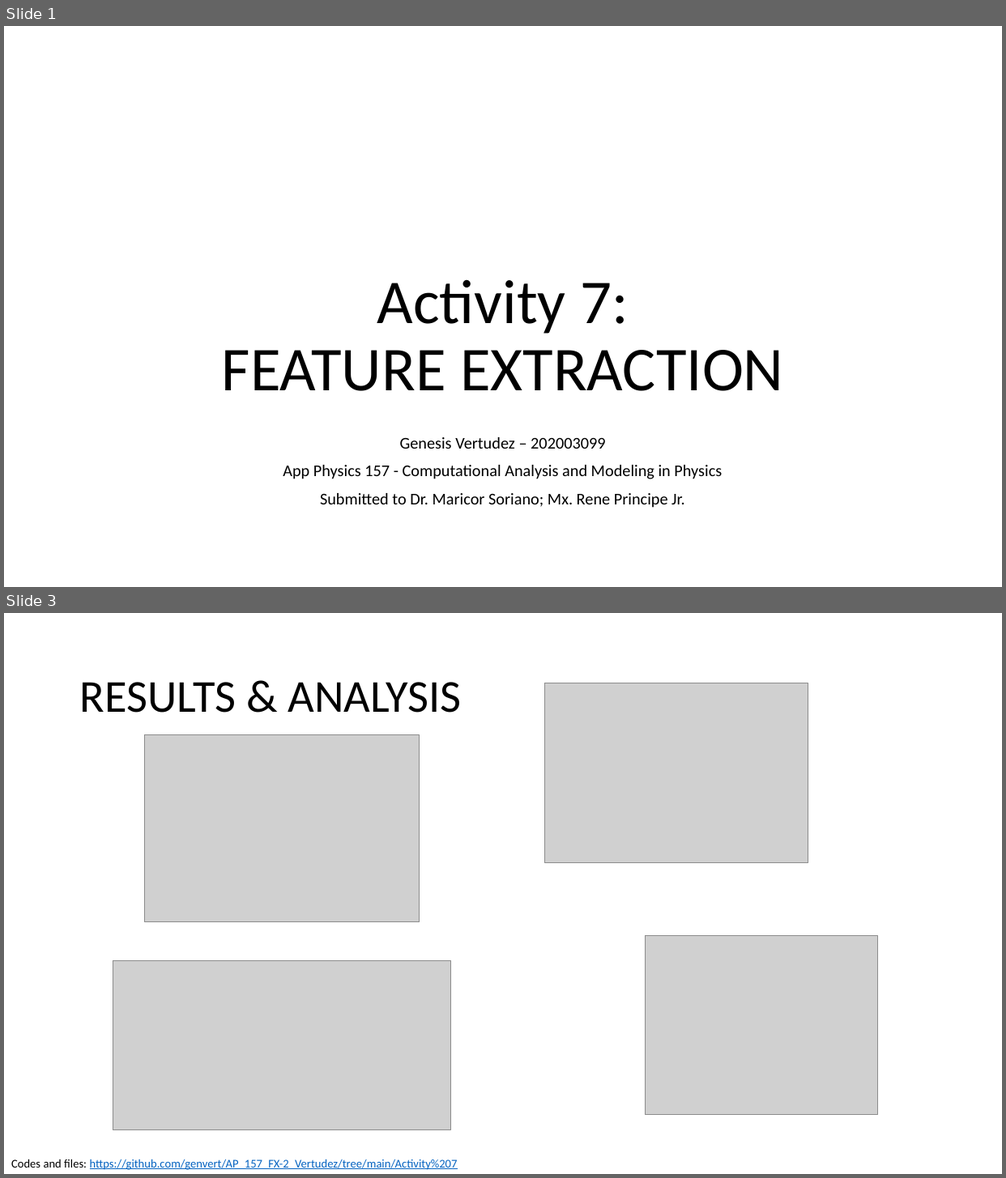
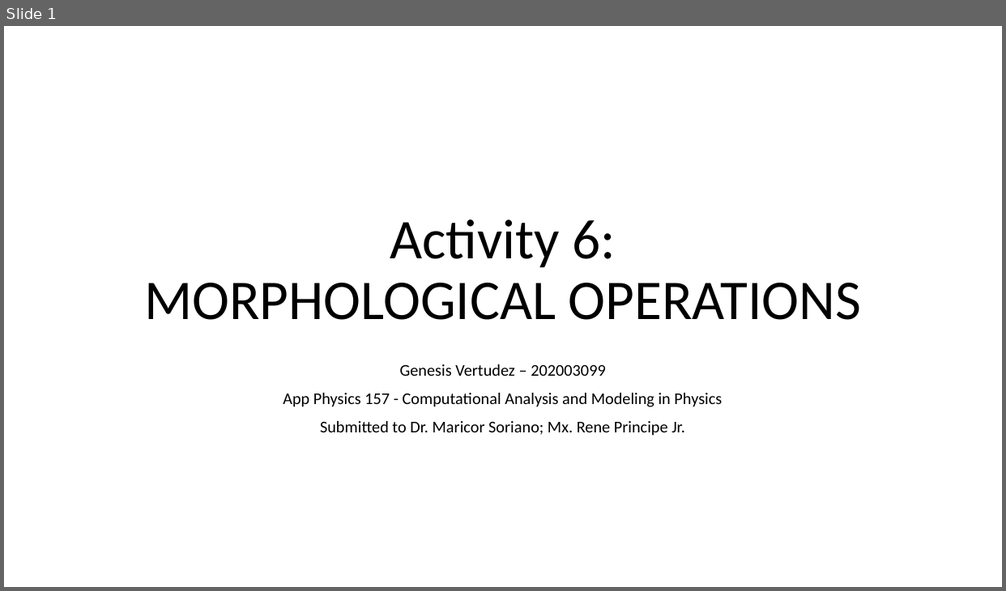
Before and after one commit to genvert/AP_157_FX-2_Vertudez, a slide deck: Activity 07/Vertudez_Activity_7_Report.pptx. Shown one above the other, each under a label of ours: slides 1 and 3 before the commit, slide 1 after it; the slides between them are not shown. The pictures are 1006x1178 and 1006x591 pixels, drawn with LibreOffice and Linux fonts; fonts in the diff are those of the drawing; grey boxes stand for pictures. Boxes give left, top, right and bottom in pixels: in the first picture for what was removed or moved away, otherwise in the second. Text is boxed around its words. In the diff, an @@ line names an element or a change of style, - is before the commit and + after.

```diff
--- a/Activity 07/Vertudez_Activity_7_Report.pptx
+++ b/Activity 07/Vertudez_Activity_7_Report.pptx
@@ slide 3 removed at (4, 613, 1002, 1174), background #FFFFFF @@
@@ title removed at (80, 682, 461, 713) @@
-RESULTS & ANALYSIS
@@ picture removed at (544, 683, 808, 863) @@
@@ picture removed at (145, 735, 420, 922) @@
@@ picture removed at (645, 936, 878, 1115) @@
@@ picture removed at (113, 961, 451, 1131) @@
@@ text removed at (11, 1160, 458, 1170) @@
-Codes and files: https://github.com/genvert/AP_157_FX-2_Vertudez/tree/main/Activity%207
@@ slide 1 changed as well @@
@@ title at (144, 220, 861, 320): text changed; size 60 to 54 pt @@
-Activity 7:
-FEATURE EXTRACTION
+Activity 6:
+MORPHOLOGICAL OPERATIONS
@@ subtitle "Genesis Vertudez – 202003099": place and size @@
-subtitle "Genesis Vertudez – 202003099" at (283, 437, 722, 508)
+subtitle "Genesis Vertudez – 202003099" at (283, 365, 722, 436)
```
Also in this commit, not shown: 3 other slides changed, 2 slides added, 2 other slides removed, 9 other files.
